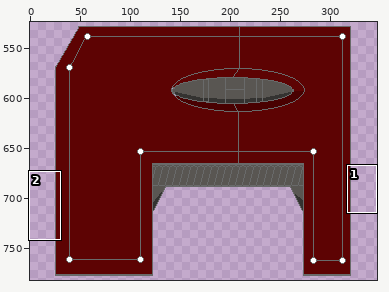
Pixel-art file, stored at Assets/room/side_up.aseprite. The first picture is a wide view before the edit; the outline marks the close-up.
Close-up. The starting point:
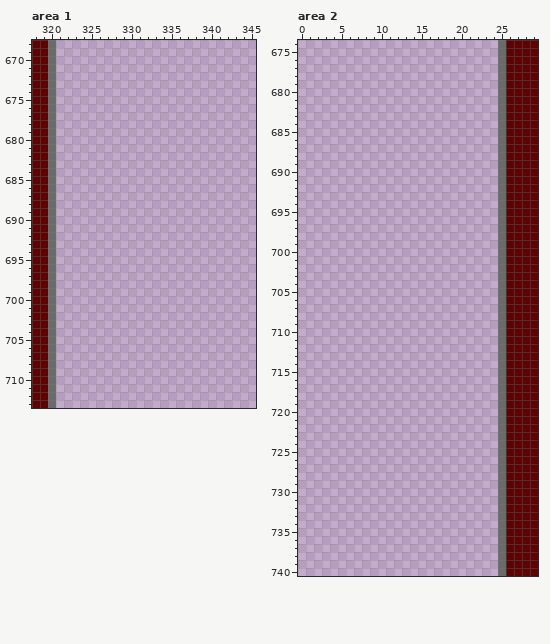
1000x1000 pixels, 1 frame. Shown: area 1: x 318..345, y 668..713; area 2: x 0..29, y 674..740. The wide view leaves out empty margins. The commit also changed other parts of the picture, which this record leaves out.
New version:
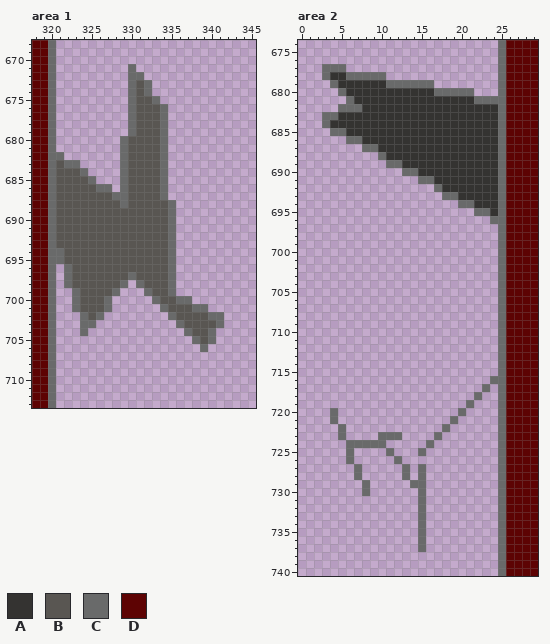
Palette (. is transparent): A #343331  B #595652  C #696a6a  D #5d0303
The edit:
Area 1:
y 671: x 330 . -> C
y 672: x 330..331 .. -> CC
y 673..674: x 330..332 ... -> CBC
y 675: x 330..333 .... -> CBBC
y 676..679: x 330..334 ..... -> CBBBC
y 680..681: x 329..334 ...... -> CBBBBC
y 682: x 321 . -> C; x 329..334 ...... -> CBBBBC
y 683: x 321..323 ... -> BCC; x 329..334 ...... -> CBBBBC
y 684: x 321..324 .... -> BBBC; x 329..334 ...... -> CBBBBC
y 685: x 321..325 ..... -> BBBBC; x 329..334 ...... -> CBBBBC
y 686: x 321..327 ....... -> BBBBBCC; x 329..334 ...... -> CBBBBC
y 687: x 321..334 .............. -> BBBBBBBCCBBBBC
y 688: x 321..335 ............... -> BBBBBBBBCBBBBBC
y 689..693: x 321..335 ............... -> BBBBBBBBBBBBBBC
y 694..695: x 321..335 ............... -> CBBBBBBBBBBBBBC
y 696: x 322..335 .............. -> CBBBBBBBBBBBBC
y 697: x 322..335 .............. -> CBBBBBBBCBBBBC
y 698: x 322..329 ........ -> CBBBBBBC; x 331..335 ..... -> CBBBC
y 699: x 323..328 ...... -> CBBBBC; x 332..335 .... -> CBBC
y 700: x 323..327 ..... -> CBBBC; x 333..337 ..... -> CBBCC
y 701: x 323..327 ..... -> CBBBC; x 334..339 ...... -> CBBBCC
y 702: x 324..326 ... -> CBC; x 335..341 ....... -> CBBBBCC
y 703: x 324..325 .. -> CC; x 336..341 ...... -> CBBBBC
y 704: x 324 . -> C; x 337..340 .... -> CBBC
y 705: x 338..340 ... -> CBC
y 706: x 339 . -> C
Area 2:
y 677: x 3..5 ... -> CCC
y 678: x 3..10 ........ -> CAACCCCC
y 679: x 4..16 ............. -> CAAAAAACCCCCC
y 680: x 5..21 ................. -> CAAAAAAAAAAACCCCC
y 681: x 6..24 ................... -> CAAAAAAAAAAAAAAACCC
y 682: x 5..24 .................... -> CCCAAAAAAAAAAAAAAAAA
y 683: x 3..24 ...................... -> CCAAAAAAAAAAAAAAAAAAAA
y 684: x 3..24 ...................... -> CAAAAAAAAAAAAAAAAAAAAA
y 685: x 4..24 ..................... -> CCAAAAAAAAAAAAAAAAAAA
y 686: x 6..24 ................... -> CCAAAAAAAAAAAAAAAAA
y 687: x 8..24 ................. -> CCAAAAAAAAAAAAAAA
y 688: x 10..24 ............... -> CAAAAAAAAAAAAAA
y 689: x 11..24 .............. -> CCAAAAAAAAAAAA
y 690: x 13..24 ............ -> CCAAAAAAAAAA
y 691: x 15..24 .......... -> CCAAAAAAAA
y 692: x 17..24 ........ -> CAAAAAAA
y 693: x 18..24 ....... -> CCAAAAA
y 694: x 20..24 ..... -> CCAAA
y 695: x 22..24 ... -> CCA
y 696: x 24 . -> C
y 716: x 24 . -> C
y 717: x 23 . -> C
y 718: x 22 . -> C
y 719: x 21 . -> C
y 720: x 4 . -> C; x 20 . -> C
y 721: x 4 . -> C; x 19 . -> C
y 722: x 5 . -> C; x 18 . -> C
y 723: x 5 . -> C; x 10..12 ... -> CCC; x 17 . -> C
y 724: x 6..10 ..... -> CCCCC; x 16 . -> C
y 725: x 6 . -> C; x 11 . -> C; x 15 . -> C
y 726: x 6 . -> C; x 12 . -> C
y 727..728: x 7 . -> C; x 13 . -> C; x 15 . -> C
y 729: x 8 . -> C; x 14..15 .. -> CC
y 730: x 8 . -> C; x 15 . -> C
y 731..737: x 15 . -> C
Pixel boxes of the changes (left, top, right, bottom) in both close-ups:
added: (56, 64, 224, 352)
added: (322, 64, 498, 224)
added: (330, 376, 498, 552)
